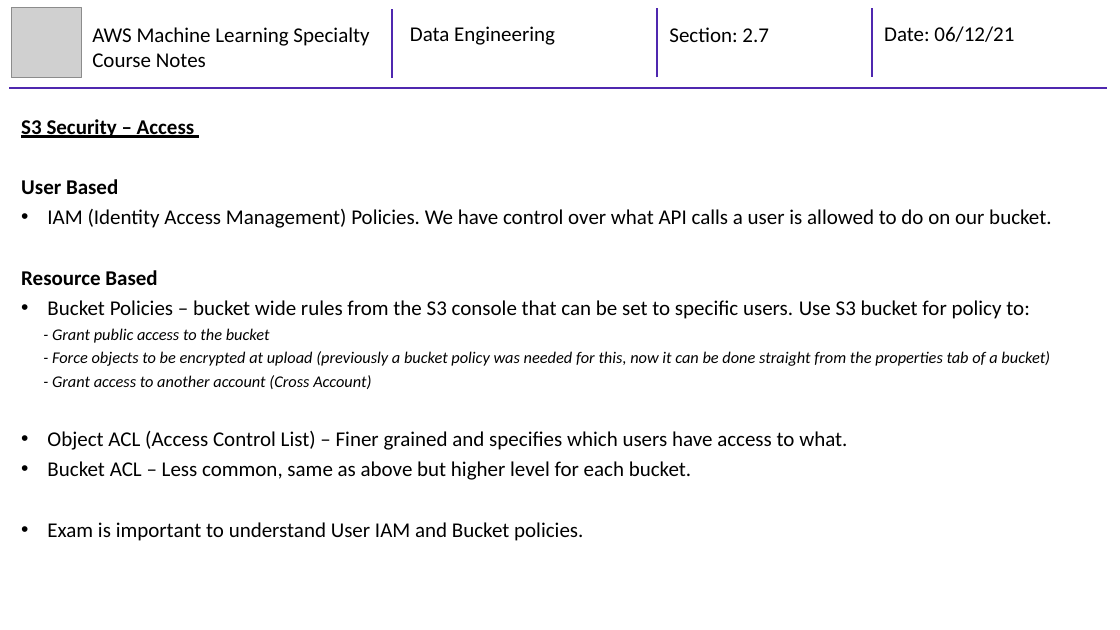
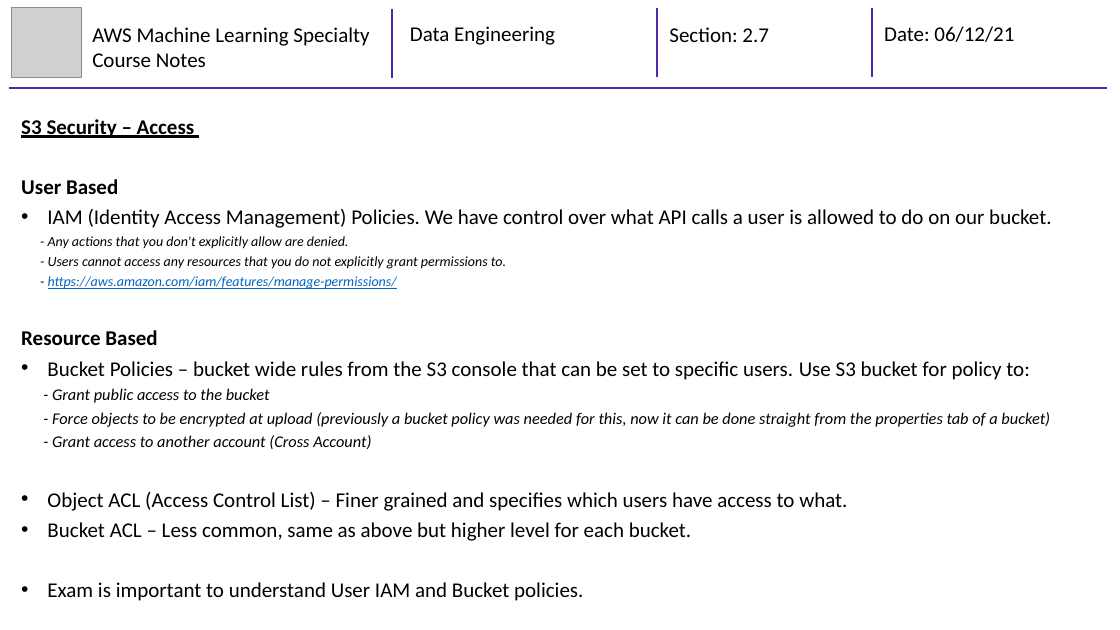
Before and after one commit to mhaythornthwaite/Testing_ML_Algorithms, a slide deck: slide 4 of AWS Machine Learning Specialty/Course Notes/2_MJH_Data_Engineering_Course_Notes.pptx. Drawn at 1120x630 pixels with LibreOffice and Linux fonts; fonts in the diff are those of the drawing; grey boxes stand for pictures. Boxes give left, top, right and bottom in pixels: in the first picture for what was removed or moved away, otherwise in the second. Text is boxed around its words. In the diff, an @@ line names an element or a change of style, - is before the commit and + after.

```diff
--- a/AWS Machine Learning Specialty/Course Notes/2_MJH_Data_Engineering_Course_Notes.pptx
+++ b/AWS Machine Learning Specialty/Course Notes/2_MJH_Data_Engineering_Course_Notes.pptx
@@ text at box(48, 236, 506, 289): paragraphs added @@
+- Any actions that you don't explicitly allow are denied.
+- Users cannot access any resources that you do not explicitly grant permissions to.
+- https://aws.amazon.com/iam/features/manage-permissions/
```
Also in this commit, not shown: 1 slide added, 3 other files.
